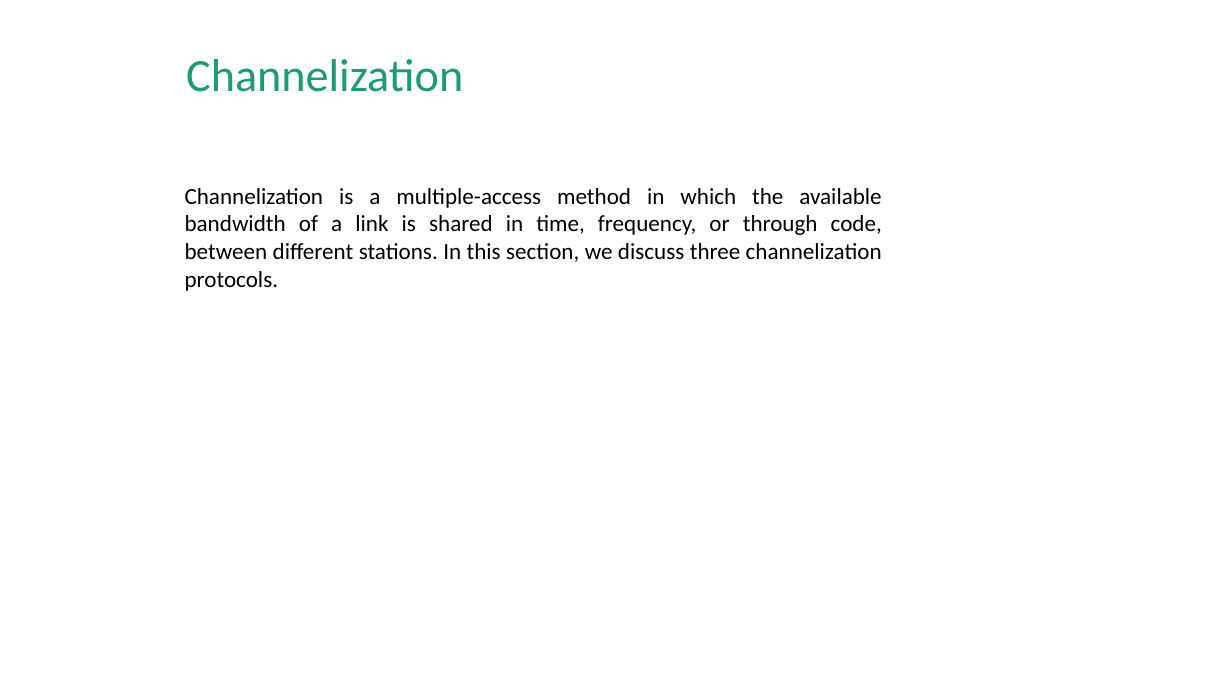
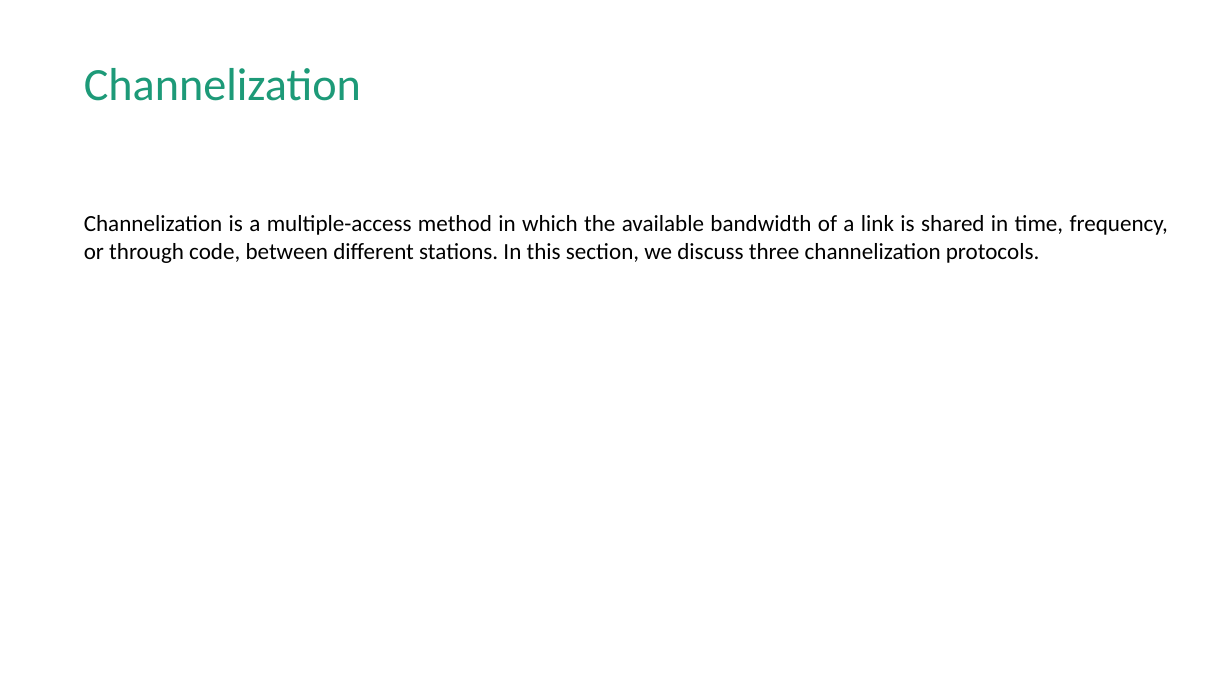
Before and after one commit to amelcharolinesgn2/DataNetCommunication, a slide deck: slide 39 of 6_8Network Communication_Multiple Access Control (MAC) Protocols.pptx. Drawn at 1232x693 pixels with LibreOffice and Linux fonts; fonts in the diff are those of the drawing. Boxes give left, top, right and bottom in pixels: in the first picture for what was removed or moved away, otherwise in the second. Text is boxed around its words. In the diff, an @@ line names an element or a change of style, - is before the commit and + after.

```diff
--- a/6_8Network Communication_Multiple Access Control (MAC) Protocols.pptx
+++ b/6_8Network Communication_Multiple Access Control (MAC) Protocols.pptx
@@ text "Channelization": place and size @@
-text "Channelization" at (186,59,463,92)
+text "Channelization" at (84,68,361,101)
@@ text "Channelization is a multiple-access method ..." rewrapped from (185,188,882,291) to (84,215,1168,263) @@
```
Also in this commit, not shown: 31 other slides changed, 3 other files.
